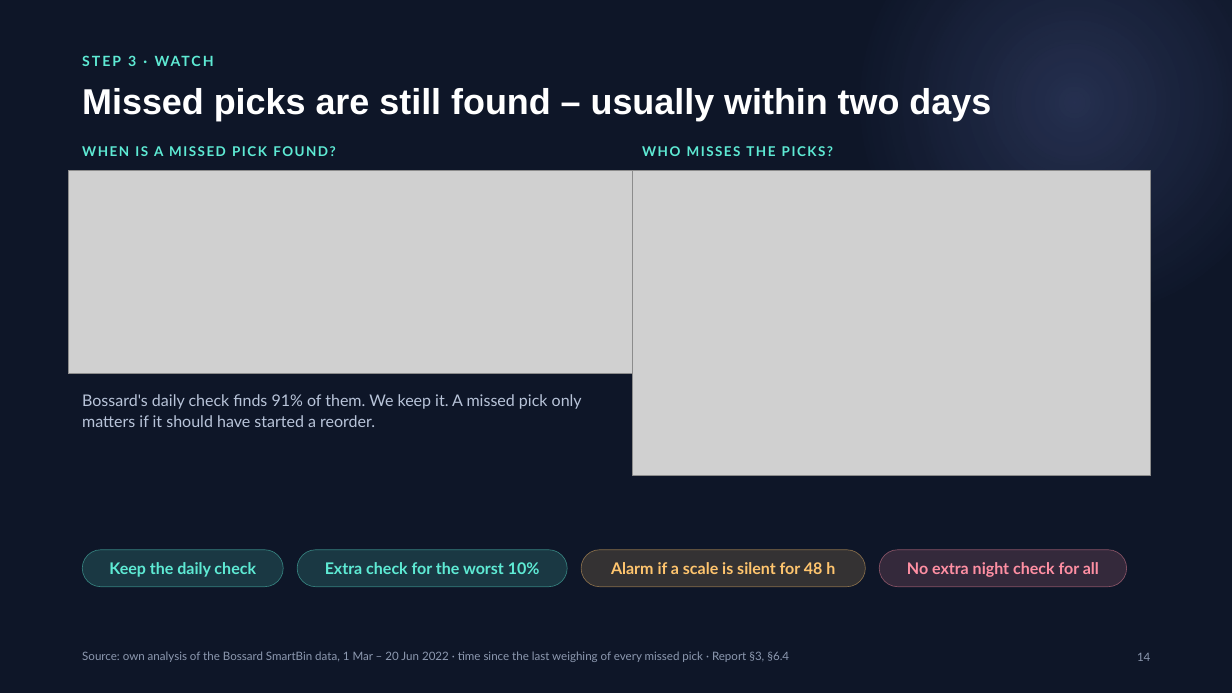
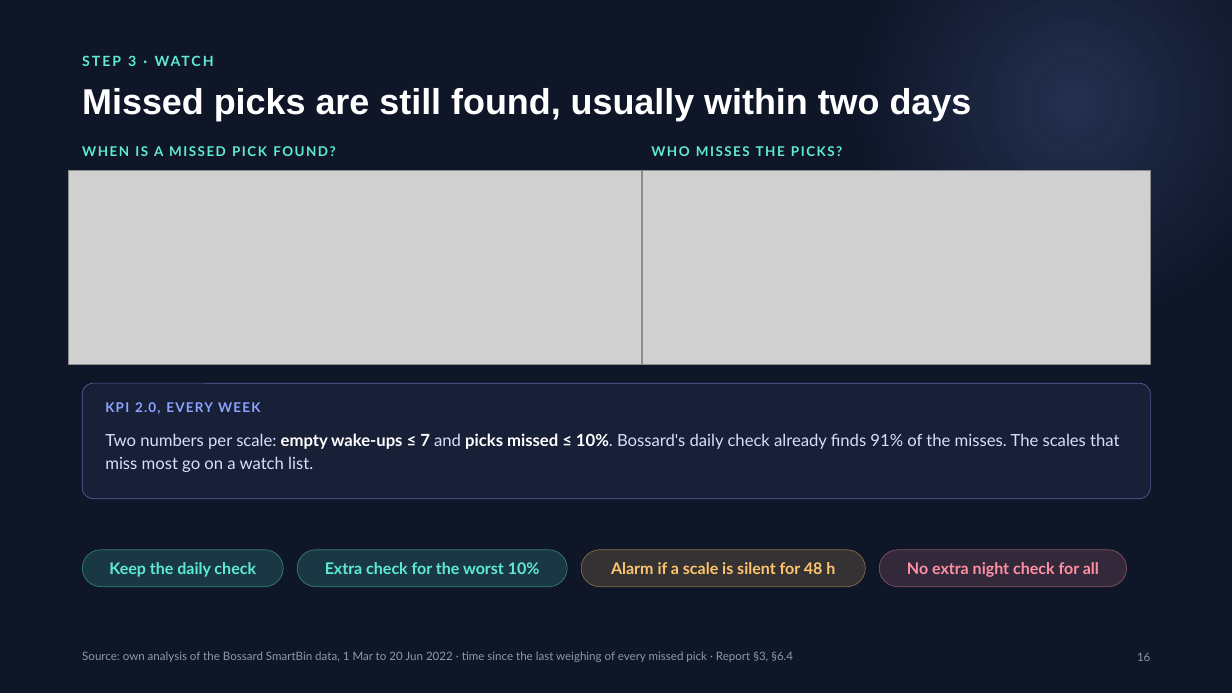
Before and after one commit to erenalpckroglu/smartbin-sensor-optimization, a slide deck: slide 16 of presentation/SmartBin – CTO presentation.pptx (slide 14 before the commit). Drawn at 1232x693 pixels with LibreOffice and Linux fonts; fonts in the diff are those of the drawing; grey boxes stand for pictures. Boxes give left, top, right and bottom in pixels: in the first picture for what was removed or moved away, otherwise in the second. Text is boxed around its words. In the diff, an @@ line names an element or a change of style, - is before the commit and + after.

```diff
--- a/presentation/SmartBin – CTO presentation.pptx
+++ b/presentation/SmartBin – CTO presentation.pptx
@@ text at [82,88,972,121]: text changed @@
-Missed picks are still found – usually within two days
+Missed picks are still found, usually within two days
@@ text "WHO MISSES THE PICKS?": place and size @@
-text "WHO MISSES THE PICKS?" at [642,146,833,156]
+text "WHO MISSES THE PICKS?" at [651,146,842,156]
@@ picture: place and size @@
-picture at [68,171,660,374]
+picture at [68,171,641,365]
@@ picture: place and size @@
-picture at [633,171,1151,476]
+picture at [642,171,1151,365]
@@ rounded rectangle added at [82,384,1151,499], fill #8EA2FF at 8% opacity, outline #8EA2FF 0.5 pt @@
@@ text removed at [82,394,582,427] @@
-Bossard's daily check finds 91% of them. We keep it. A missed pick only matters if it should have started a reorder.
@@ text added at [105,402,260,414], 10.5 pt, text #8EA2FF, bold @@
+KPI 2.0, EVERY WEEK
@@ text added at [105,433,1119,472], 13 pt, text #D7DEFF @@
+Two numbers per scale: empty wake-ups ≤ 7 and picks missed ≤ 10%. Bossard's daily check already finds 91% of the misses. The scales that miss most go on a watch list.
@@ text at [82,651,793,662]: text changed @@
-Source: own analysis of the Bossard SmartBin data, 1 Mar – 20 Jun 2022 · time since the last weighing of every missed pick · Report §3, §6.4
+Source: own analysis of the Bossard SmartBin data, 1 Mar to 20 Jun 2022 · time since the last weighing of every missed pick · Report §3, §6.4
@@ text at [1137,653,1150,661]: text changed @@
-14
+16
```
Also in this commit, not shown: 21 other slides changed, 2 slides added, 24 other files.
